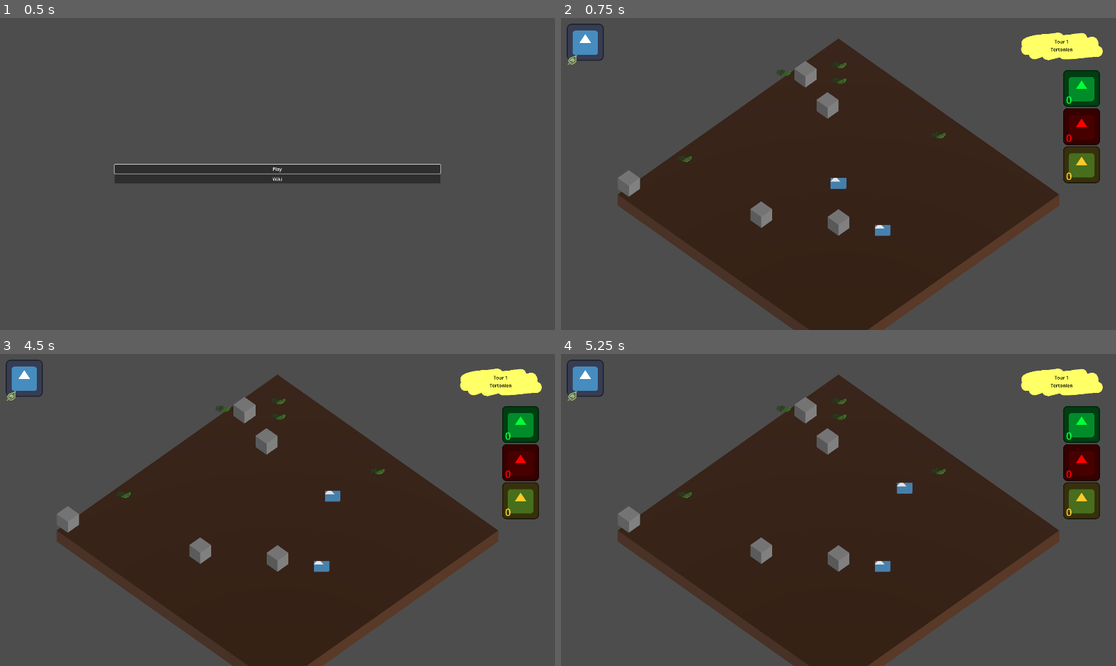
Above: before the commit, frames 1-4 (two rows, left to right).
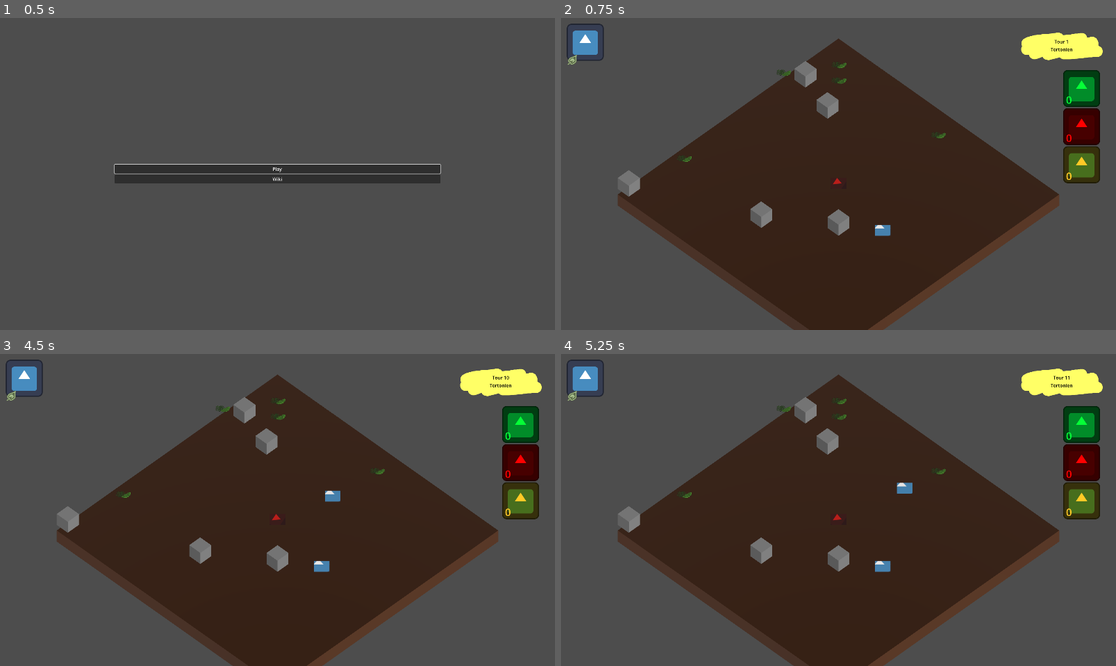
Above: after the commit, the same moments.

Repository: nialsiG/Carthage
Game: Godot game, scene res://Screens/StartScreen.tscn
The game is run twice, just before and just after one commit, with the same random seed, the same clock (stepped at 60 frames per second) and the same inputs. The engine's default icon, where the game draws it, is replaced by a stand-in: a white triangle on a blue panel in a dark square.
Inputs (mouse positions are in pixels of both pictures, inside the frame that each line leads up to):
- Up to frame 1 (0.5 s): no input
- Up to frame 2 (0.75 s): click "Play" at 0.5 s
- Up to frame 3 (4.5 s): tap Enter at 1.25, 2.75, 4.25 s; move the mouse to (399, 494) at 1.27 s; hold D (Right) 1.28-2.03 s; tap W (Top) every 0.75 s from 1.35 to 4.35 s; click (399, 494) at 1.42 s; tap Space at 2, 3.5 s; move the mouse to (166, 525) at 2.02 s; hold Down (Down) 2.03-2.78 s; click (166, 525) at 2.17 s; move the mouse to (333, 441) at 2.77 s; hold D (Right) 2.78-4.28 s; click (333, 441) at 2.92 s; move the mouse to (249, 572) at 3.52 s; click (249, 572) at 3.67 s; move the mouse to (444, 556) at 4.27 s; hold Left (Left) from 4.28 s (still down); click (444, 556) at 4.42 s
- Up to frame 4 (5.25 s): keep holding Left (Left); tap Space at 5 s; move the mouse to (672, 463) at 5.02 s; tap W (Top) at 5.1 s; click (672, 463) at 5.17 s

Frame 1 is identical in both runs. In frame 2, 0.1% of the frame differs, in the area x 48-52%, y 51-55%; in frame 3, less than 0.1%; in frame 4, less than 0.1%.

Commit message:
feat: add ennemies on init

Diff:
--- a/game_jam_carthage/GameObjects/Animals/Ennemy.tscn
+++ b/game_jam_carthage/GameObjects/Animals/Ennemy.tscn
@@ -34,7 +34,10 @@
 render_target_update_mode = 4
 
 [node name="Sprite2D" type="AnimatedSprite2D" parent="SubViewport"]
+modulate = Color(0.81, 0.21357, 0.0486, 0.509804)
+self_modulate = Color(1, 0.32, 0.32, 0.729412)
 position = Vector2(15, 15)
+rotation = 2.01586
 scale = Vector2(0.8, 0.8)
 sprite_frames = SubResource("SpriteFrames_yiuy0")
 
--- a/game_jam_carthage/GameObjects/Animals/ennemy.gd
+++ b/game_jam_carthage/GameObjects/Animals/ennemy.gd
@@ -9,6 +9,7 @@
 func _ready():
 	var viewport: SubViewport = $SubViewport
 	viewport.render_target_clear_mode = SubViewport.CLEAR_MODE_ONCE
+
 
 func NotifyTurnEnd():
 	_waitingForTurnCompletion = false
--- a/game_jam_carthage/Screens/GameScreen.tscn
+++ b/game_jam_carthage/Screens/GameScreen.tscn
@@ -1,8 +1,9 @@
-[gd_scene load_steps=6 format=3 uid="uid://byh8df8f8ldkr"]
+[gd_scene load_steps=7 format=3 uid="uid://byh8df8f8ldkr"]
 
 [ext_resource type="Script" path="res://Screens/game_screen.gd" id="1_tt61r"]
 [ext_resource type="PackedScene" uid="uid://bafqeag4kv8d6" path="res://Factories/MapGenerator.tscn" id="2_30ayw"]
 [ext_resource type="PackedScene" uid="uid://doqvcxpkdv1ak" path="res://GameObjects/Animals/Monkey.tscn" id="2_meuxl"]
+[ext_resource type="PackedScene" uid="uid://bs0qwld84okdo" path="res://GameObjects/Animals/Ennemy.tscn" id="4_5lsqc"]
 [ext_resource type="PackedScene" uid="uid://c8xjk17esatqc" path="res://GameObjects/UI/game_ui.tscn" id="5_1kh2c"]
 [ext_resource type="PackedScene" uid="uid://dm2yginkiotj" path="res://GameObjects/night.tscn" id="5_3fwpr"]
 
@@ -20,6 +21,8 @@
 
 [node name="Monkey2" parent="Elements" instance=ExtResource("2_meuxl")]
 transform = Transform3D(1, 0, 0, 0, 1, 0, 0, 0, 1, 5, 0, 1)
+
+[node name="Ennemy" parent="Elements" instance=ExtResource("4_5lsqc")]
 
 [node name="Camera3D" type="Camera3D" parent="."]
 transform = Transform3D(0.707107, -0.5, 0.5, 0, 0.707107, 0.707107, -0.707107, -0.5, 0.5, 10, 15, 10)
--- a/game_jam_carthage/Screens/game_screen.gd
+++ b/game_jam_carthage/Screens/game_screen.gd
@@ -2,6 +2,8 @@
 class_name GameScreen
 
 const enums = preload("res://Singletons/enums.gd")
+
+signal new_turn
 
 @onready var elements : Node3D = $Elements
 @onready var mousePositionLabel : Label =  $Label
@@ -16,6 +18,7 @@
 #var _tiles : Array[TileMap] = []
 var _map : Map
 var monkeys : Array[Monkey] = []
+var ennemies : Array[Ennemy] = []
 var _strayMonkeys : Array[Monkey] = []
 var leader : Monkey
 var _focusTile : MapTile
@@ -33,23 +36,24 @@
 	makeNewMap()
 
 	for element in elements.get_children():
-		if (element is Monkey):
+		if element is Monkey or element is Ennemy:
 			var tile = _map.GetTilefromVec(Vector2(element.position.x, element.position.z))
-			if (leader == null):
-				element.SetLeader()
-
 			element.SetTile(tile)
-			if(element.IsLeader() && leader == null):
-				leader = element
-				leader.position = leader_start_position
-				leader.SetTile(_map.GetTilefromVec(ConvertPositionToTile(leader.position)))
-
-			if (!element.IsStray()):
-				element.GrabLeaderShip.connect(OnGrabLeaderShip)
-				monkeys.append(element)
-			else:
-				_strayMonkeys.append(element)
-				element.JoinedGroup.connect(OnMonkeyJoinGroup)
+			if (element is Monkey):
+				if (leader == null):
+					element.SetLeader()
+				if(element.IsLeader() && leader == null):
+					leader = element
+					leader.position = leader_start_position
+					leader.SetTile(_map.GetTilefromVec(ConvertPositionToTile(leader.position)))
+				if (!element.IsStray()):
+					element.GrabLeaderShip.connect(OnGrabLeaderShip)
+					monkeys.append(element)
+				else:
+					_strayMonkeys.append(element)
+					element.JoinedGroup.connect(OnMonkeyJoinGroup)
+			elif (element is Ennemy):
+				ennemies.append(element)
 
 
 	if (leader == null):
@@ -186,7 +190,6 @@
 		turn += 1
 	if (target  != leader):
 		return
-		$Night._on_new_turn(turn)
 
 	_waitingForReactions = true
 
@@ -203,6 +206,7 @@
 	_waitingForReactions = false
 
 	if (target  == leader):
+		_gameUi.UpdateTurnCounter(turn)
 		$Night._on_new_turn(turn)
 
 func detectBorders(leader_position: Vector2) -> enums.PositionOnMap:
